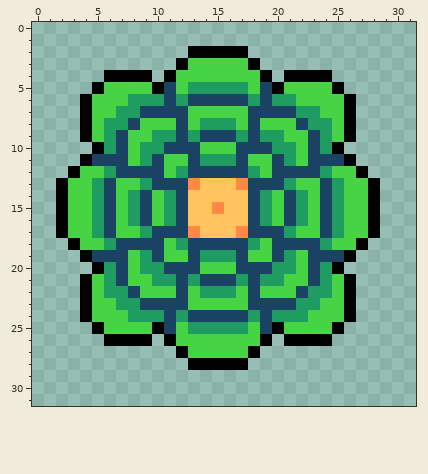
Pixel-art sprite: public/images/flower1green.png. Above: the version before the commit.
The file is 32x32 pixels.
The result:
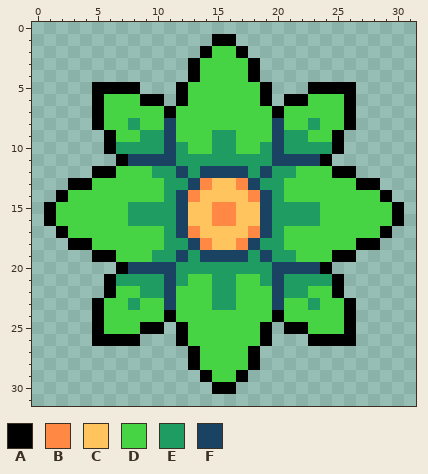
Palette (. is transparent): A #000000  B #ff8845  C #ffc45e  D #47d444  E #1f9c62  F #1a4363
From old to new:
@@ x 0..31 @@
  0 ................................
- 1 ................................
- 2 .............AAAAA..............
- 3 ............ADDDDDA.............
- 4 ......AAAA.ADDDDDDDA.AAAA.......
- 5 .....ADDDDAFDEEEEEDFADDDDA......
- 6 ....ADDDEEEFEFFFFFEFEEDDDDA.....
- 7 ....ADDEEFFFFDDDDDFFFFEEDDA.....
- 8 ....ADEEFDDDFDEEEDFDDDFEEDA.....
- 9 ....ADEFDDEEFEFFFEFEEDDFEDA.....
-10 .....AEFDEEFFFDDDFFFEEDFEA......
-11 ....AFFFDEFDDFEEEFDDFEDFFFA.....
-12 ...ADDEFFFFDEFFFFFEDFFFFEDDA....
-13 ..ADDEFDDEFFFBCCCBFFFEDDFEDDA...
-14 ..ADDEFDEFDEFCCCCCFEDFEDFEDDA...
-15 ..ADDEFDEFDEFCCBCCFEDFEDFEDDA...
-16 ..ADDEFDEFDEFCCCCCFEDFEDFEDDA...
-17 ..ADDEFDDEFFFBCCCBFFFEDDFEDDA...
-18 ...ADDEFFFFDEFFFFFEDFFFFEDDA....
-19 ....AFFFDEFDDFEEEFDDFEDFFFA.....
-20 .....AEFDEEFFFDDDFFFEEDFEA......
-21 ....ADEFDDEEFEFFFEFEEDDFEDA.....
-22 ....ADEEFDDDFDEEEDFDDDFEEDA.....
-23 ....ADDEEFFFFDDDDDFFFFEEDDA.....
-24 ....ADDDEEEFEFFFFFEFEEEDDDA.....
-25 .....ADDDDAFDEEEEEDFADDDDA......
-26 ......AAAA.ADDDDDDDA.AAAA.......
-27 ............ADDDDDA.............
-28 .............AAAAA..............
-29 ................................
-30 ................................
+ 1 ...............AA...............
+ 2 ..............ADDA..............
+ 3 .............ADDDDA.............
+ 4 .............ADDDDA.............
+ 5 .....AAAA...ADDDDDDA...AAAA.....
+ 6 .....ADDDAA.ADDDDDDA.AADDDA.....
+ 7 .....ADDDDDADDDDDDDDADDDDDA.....
+ 8 .....ADDEDDFDDDDDDDDFDDEDDA.....
+ 9 ......ADDEEFDDDEEDDDFEEDDA......
+10 ......AEEEEFEDDEEDDEFEEEEA......
+11 .......AFFFFEEEEEEEEFFFFA.......
+12 .....AADDDEEFEFFFFEFEEDDDAA.....
+13 ...AADDDDDDEEFBCCBFEEDDDDDDAA...
+14 ..ADDDDDDDDEFBCCCCBFEDDDDDDDDA..
+15 .ADDDDDDEEEEFCCBBCCFEEEEDDDDDDA.
+16 .ADDDDDDEEEEFCCBBCCFEEEEDDDDDDA.
+17 ..ADDDDDDDDEFBCCCCBFEDDDDDDDDA..
+18 ...AADDDDDDEEFBCCBFEEDDDDDDAA...
+19 .....AADDDEEFEFFFFEFEEDDDAA.....
+20 .......AFFFFEEEEEEEEFFFFA.......
+21 ......AEEEEFEDDEEDDEFEEEEA......
+22 ......ADDEEFDDDEEDDDFEEDDA......
+23 .....ADDEDDFDDDEEDDDFDDEDDA.....
+24 .....ADDDDDADDDDDDDDADDDDDA.....
+25 .....ADDDAA.ADDDDDDA.AADDDA.....
+26 .....AAAA...ADDDDDDA...AAAA.....
+27 .............ADDDDA.............
+28 .............ADDDDA.............
+29 ..............ADDA..............
+30 ...............AA...............
 31 ................................
Where, in picture pixels (left, top, right, bottom), the same in both pictures:
changed: (44, 34, 404, 394)
